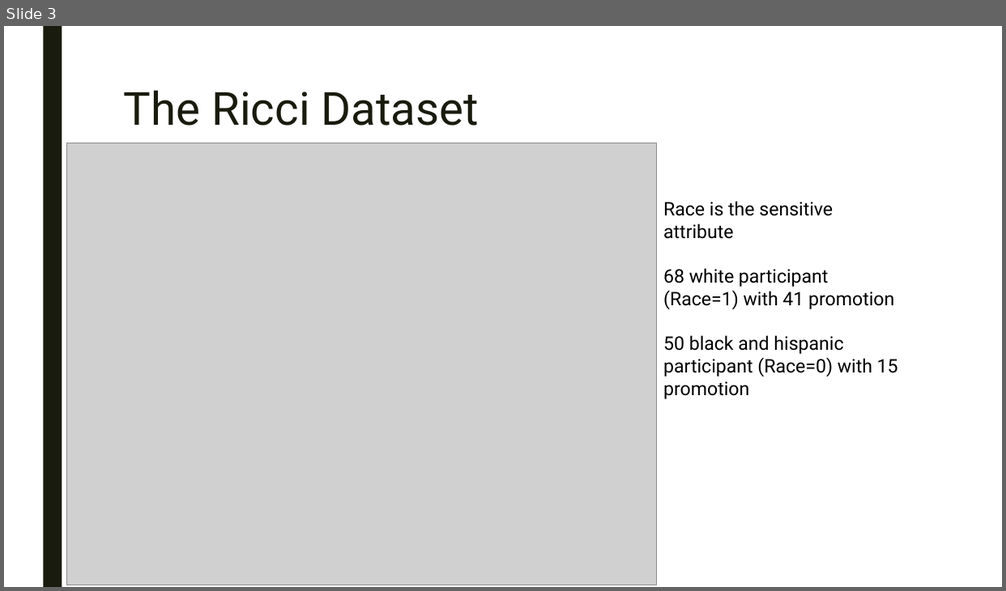
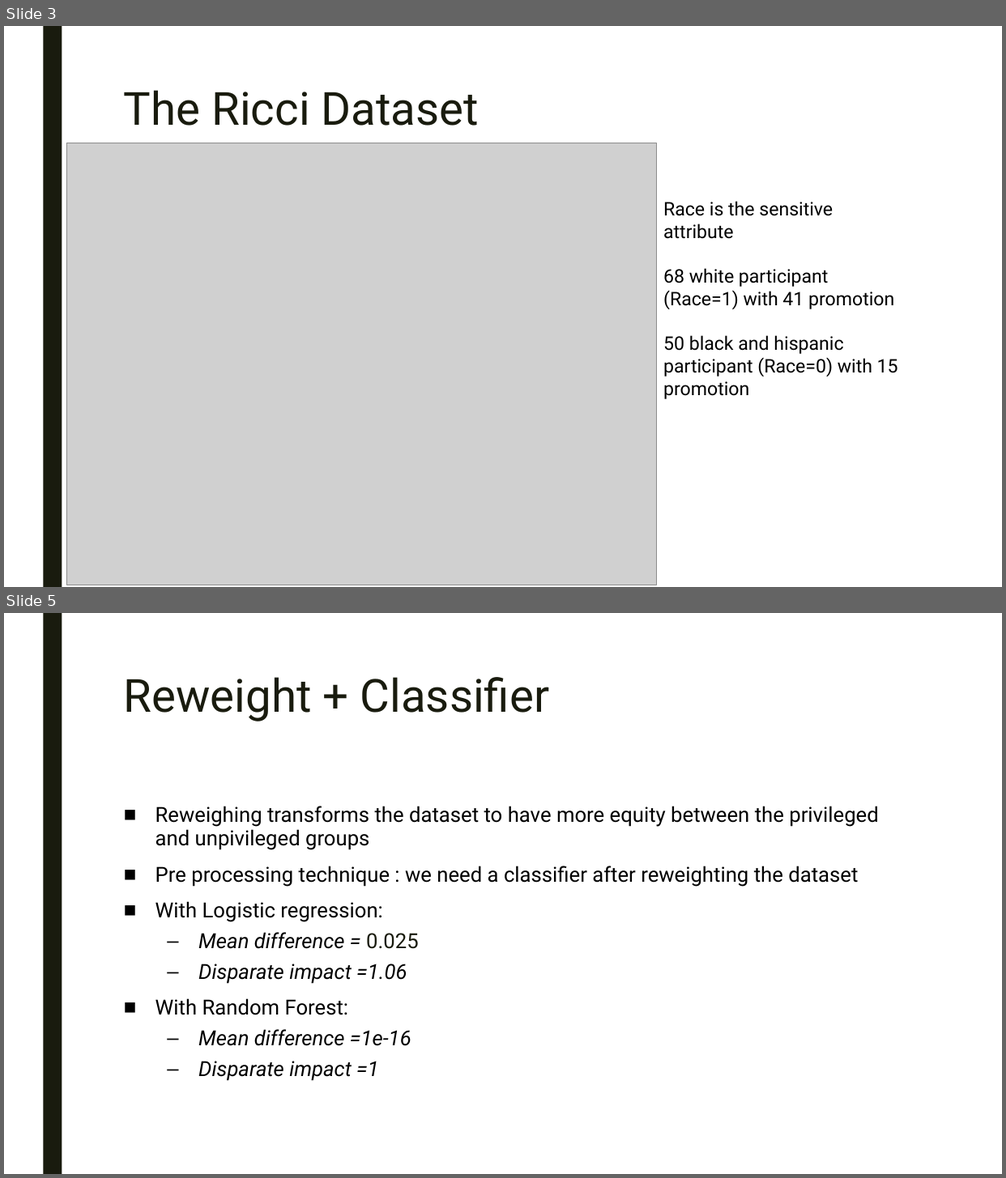
Before and after one commit to Isyohan/Fairness_IA_Project, a slide deck: Présentation.pptx. Shown one above the other, each under a label of ours: slide 3 before the commit, slides 3 and 5 after it; the slides between them are not shown. The pictures are 1006x591 and 1006x1178 pixels, drawn with LibreOffice and Linux fonts; fonts in the diff are those of the drawing; grey boxes stand for pictures. Boxes give left, top, right and bottom in pixels: in the first picture for what was removed or moved away, otherwise in the second. Text is boxed around its words. In the diff, an @@ line names an element or a change of style, - is before the commit and + after.

```diff
--- a/Présentation.pptx
+++ b/Présentation.pptx
@@ slide 5 added at [4, 613, 1002, 1174], background #FFFFFF; not listed: 1 template element that a slide beside it also shows @@
@@ title added at [124, 677, 549, 722], 44 pt, text #191B0E @@
+Reweight + Classifier
@@ text added at [155, 806, 878, 1081], 20 pt, text #000000 @@
+■ Reweighing transforms the dataset to have more equity between the privileged and unpivileged groups
+■ Pre processing technique : we need a classifier after reweighting the dataset
+■ With Logistic regression:
+  – Mean difference = 0.025
+  – Disparate impact =1.06
+■ With Random Forest:
+  – Mean difference =1e-16
+  – Disparate impact =1
```
Also in this commit, not shown: 3 other slides added.
